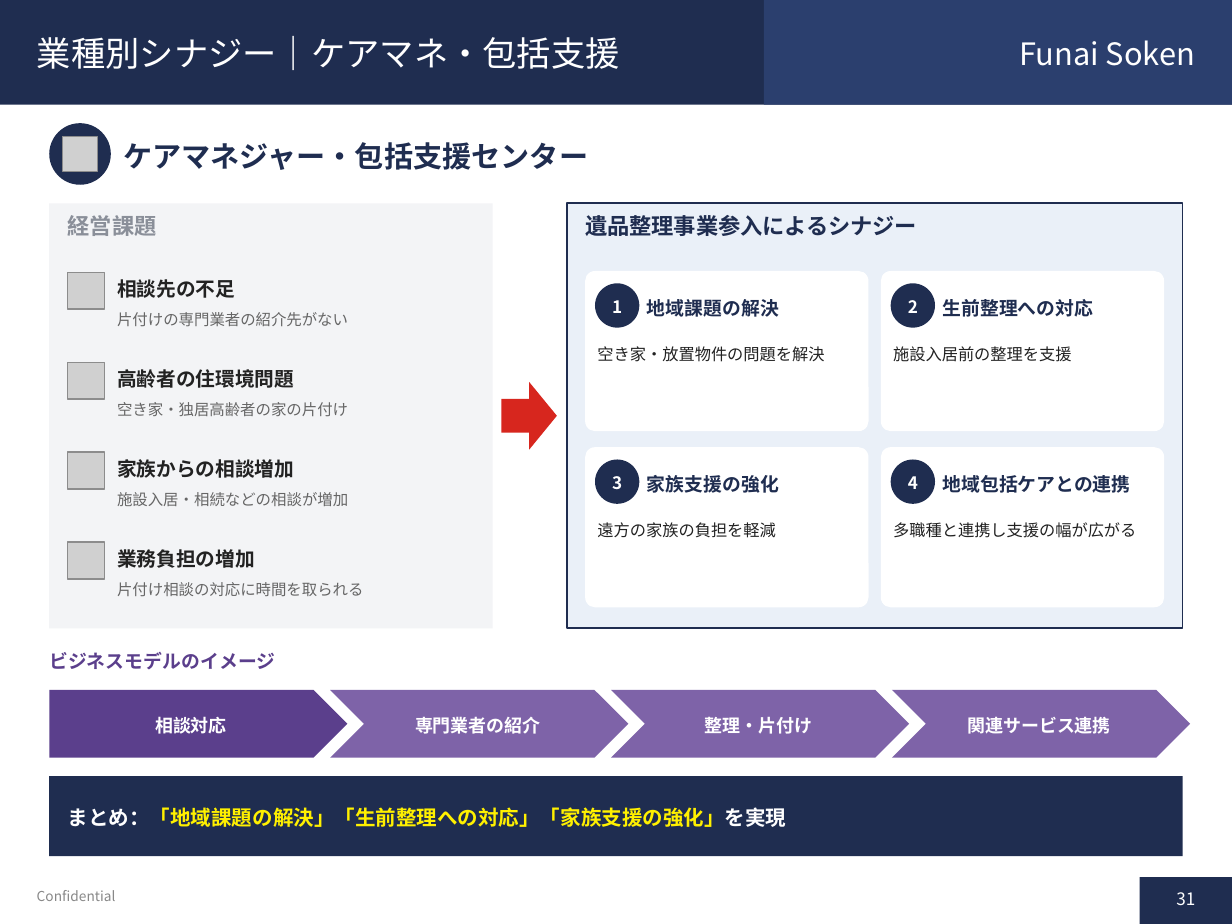
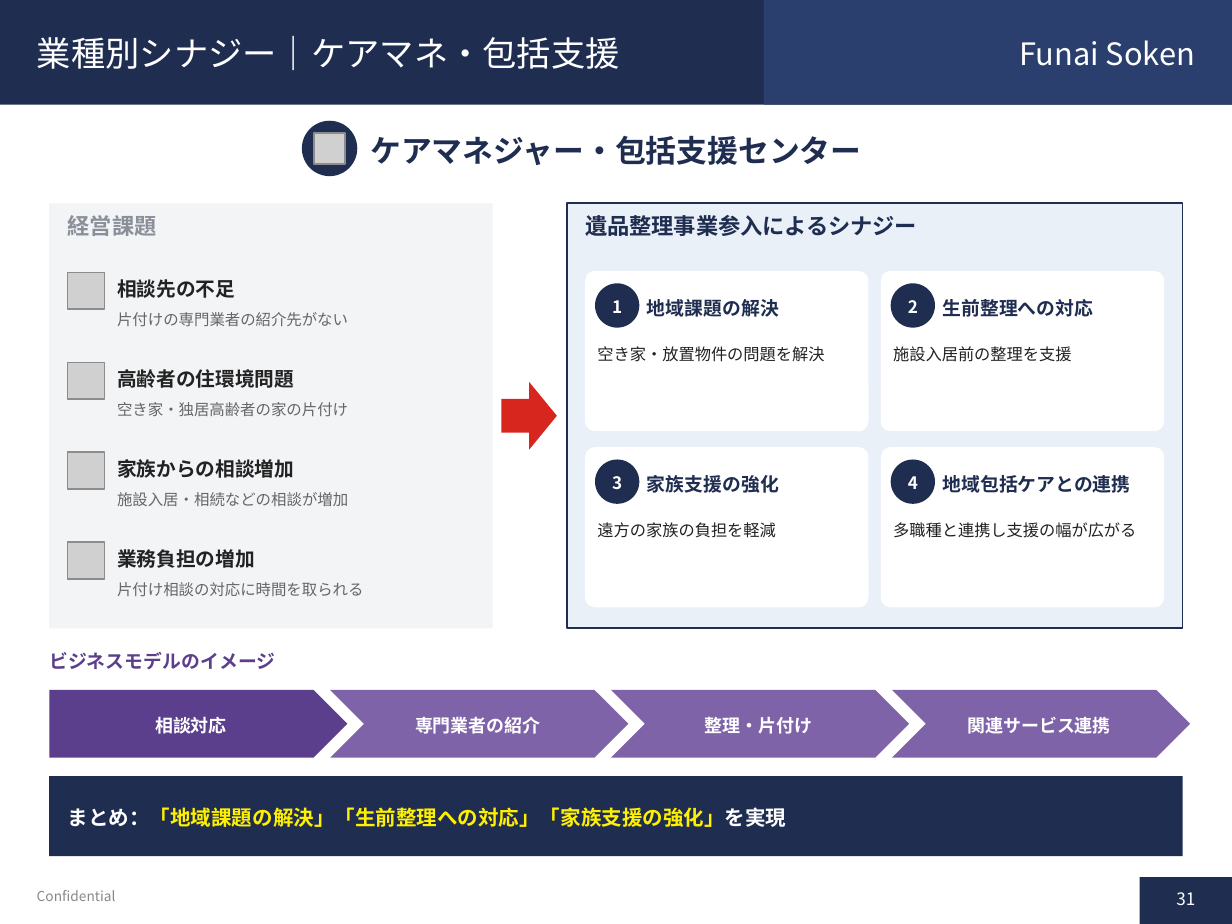
Before and after one commit to soshiro-iki-sys/-, a slide deck: slide 31 of proposals/遺品整理事業_企画書.pptx. Drawn at 1232x924 pixels with LibreOffice and Linux fonts; fonts in the diff are those of the drawing; grey boxes stand for pictures. Boxes give left, top, right and bottom in pixels: in the first picture for what was removed or moved away, otherwise in the second. Text is boxed around its words. In the diff, an @@ line names an element or a change of style, - is before the commit and + after.

```diff
--- a/proposals/遺品整理事業_企画書.pptx
+++ b/proposals/遺品整理事業_企画書.pptx
@@ text "ケアマネジャー・包括支援センター": place and size @@
-text "ケアマネジャー・包括支援センター" at [123, 142, 588, 170]
+text "ケアマネジャー・包括支援センター" at [370, 136, 861, 165]
@@ text "ケアマネジャー・包括支援センター" at [370, 136, 861, 165]: size 17 to 18 pt; alignment left to centre @@
@@ ellipse: place and size @@
-ellipse at [49, 123, 111, 185]
+ellipse at [302, 121, 357, 176]
@@ picture: place and size @@
-picture at [63, 137, 97, 171]
+picture at [314, 133, 345, 164]
```
Also in this commit, not shown: 46 other slides changed, 1 other file.
